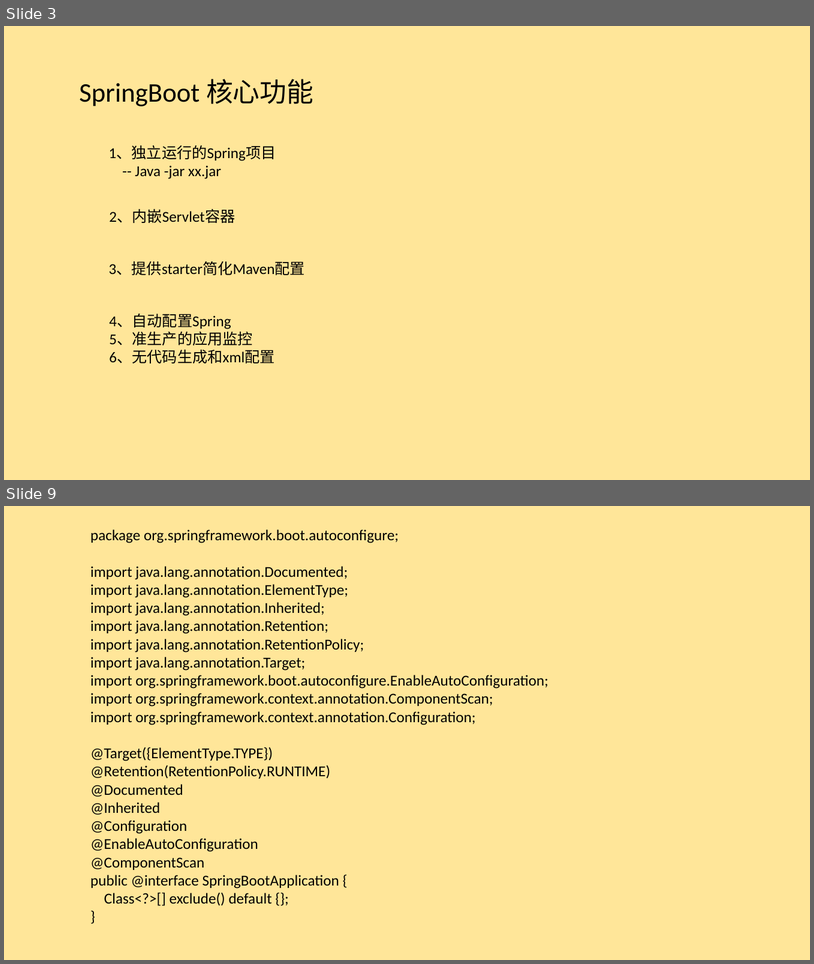
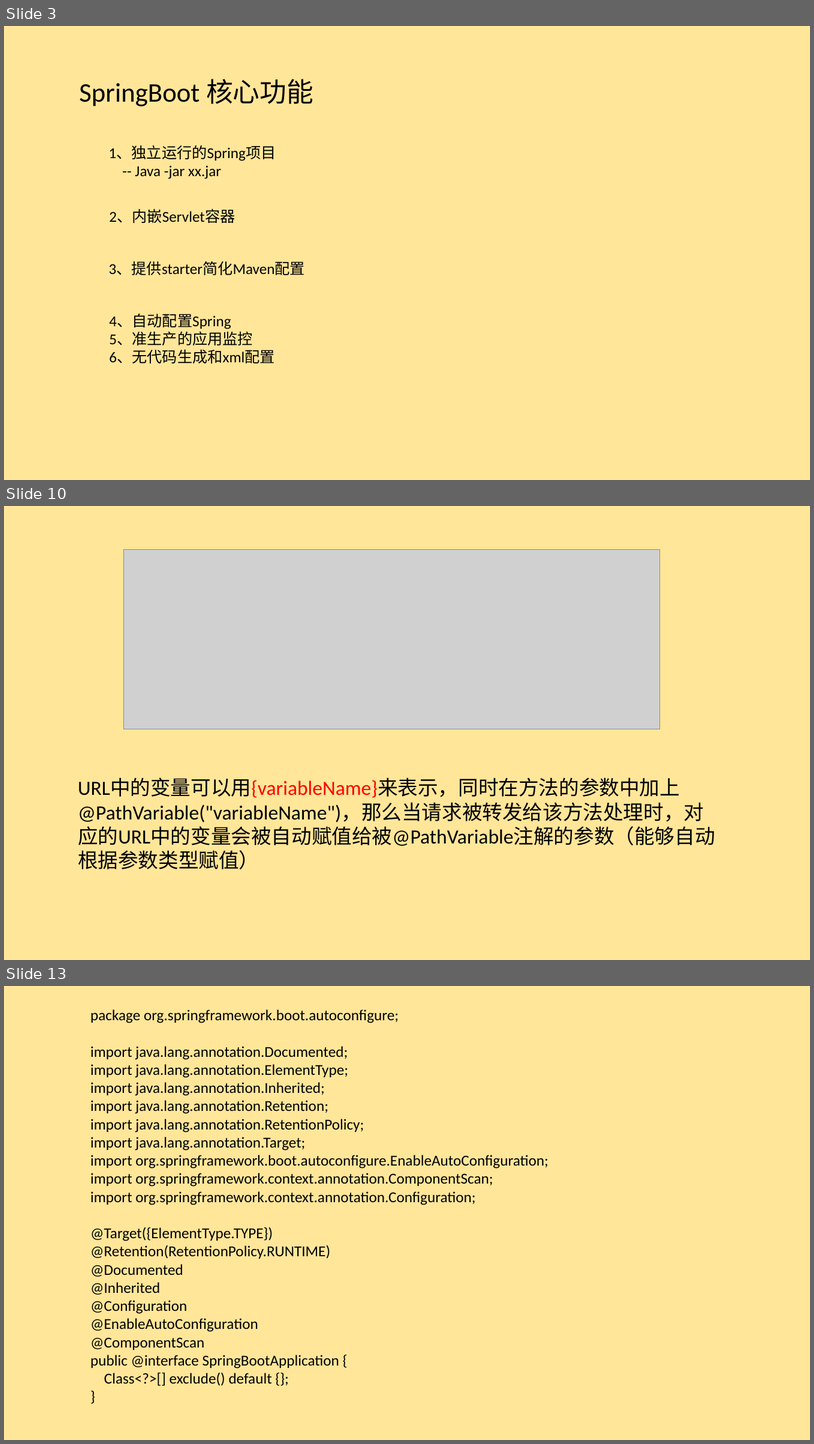
Before and after one commit to alangui/SpringBoot, a slide deck: SpringBoot.pptx. Shown one above the other, each under a label of ours: slides 3 and 9 before the commit, slides 3, 10 and 13 after it; the slides between them are not shown. The pictures are 814x964 and 814x1444 pixels, drawn with LibreOffice and Linux fonts; fonts in the diff are those of the drawing; grey boxes stand for pictures. Boxes give left, top, right and bottom in pixels: in the first picture for what was removed or moved away, otherwise in the second. Text is boxed around its words. In the diff, an @@ line names an element or a change of style, - is before the commit and + after.

```diff
--- a/SpringBoot.pptx
+++ b/SpringBoot.pptx
@@ slide 10 added at [4, 506, 810, 960], background #FFE699 @@
@@ picture added at [124, 550, 660, 729] @@
@@ text added at [78, 778, 716, 869], 24 pt, text #000000 @@
+URL中的变量可以用{variableName}来表示，同时在方法的参数中加上@PathVariable("variableName")，那么当请求被转发给该方法处理时，对应的URL中的变量会被自动赋值给被@PathVariable注解的参数（能够自动根据参数类型赋值）
@@ what was slide 9 is now slide 13 @@
```
Also in this commit, not shown: 5 slides changed, 3 other slides added, 6 other files.
